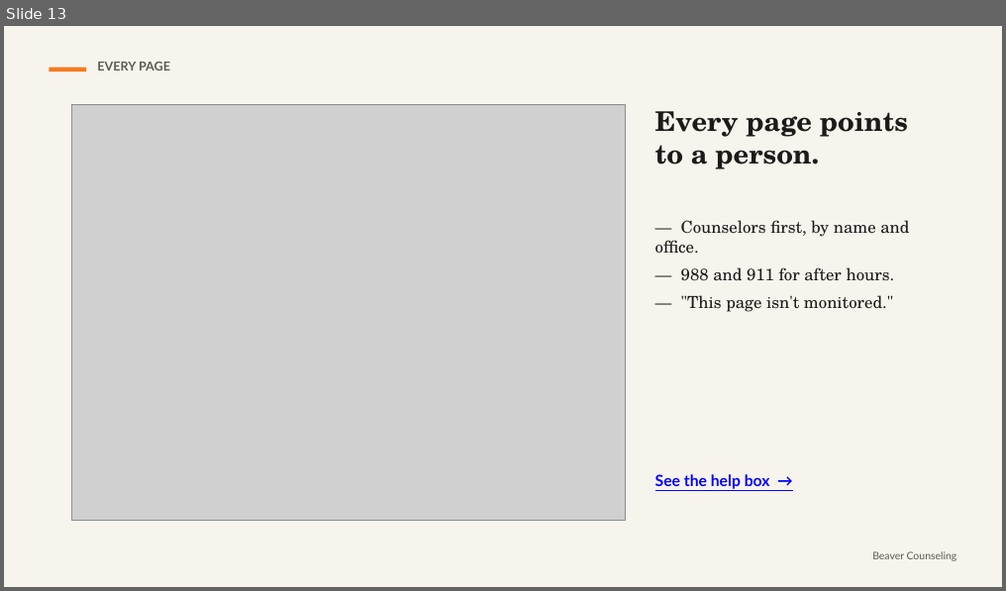
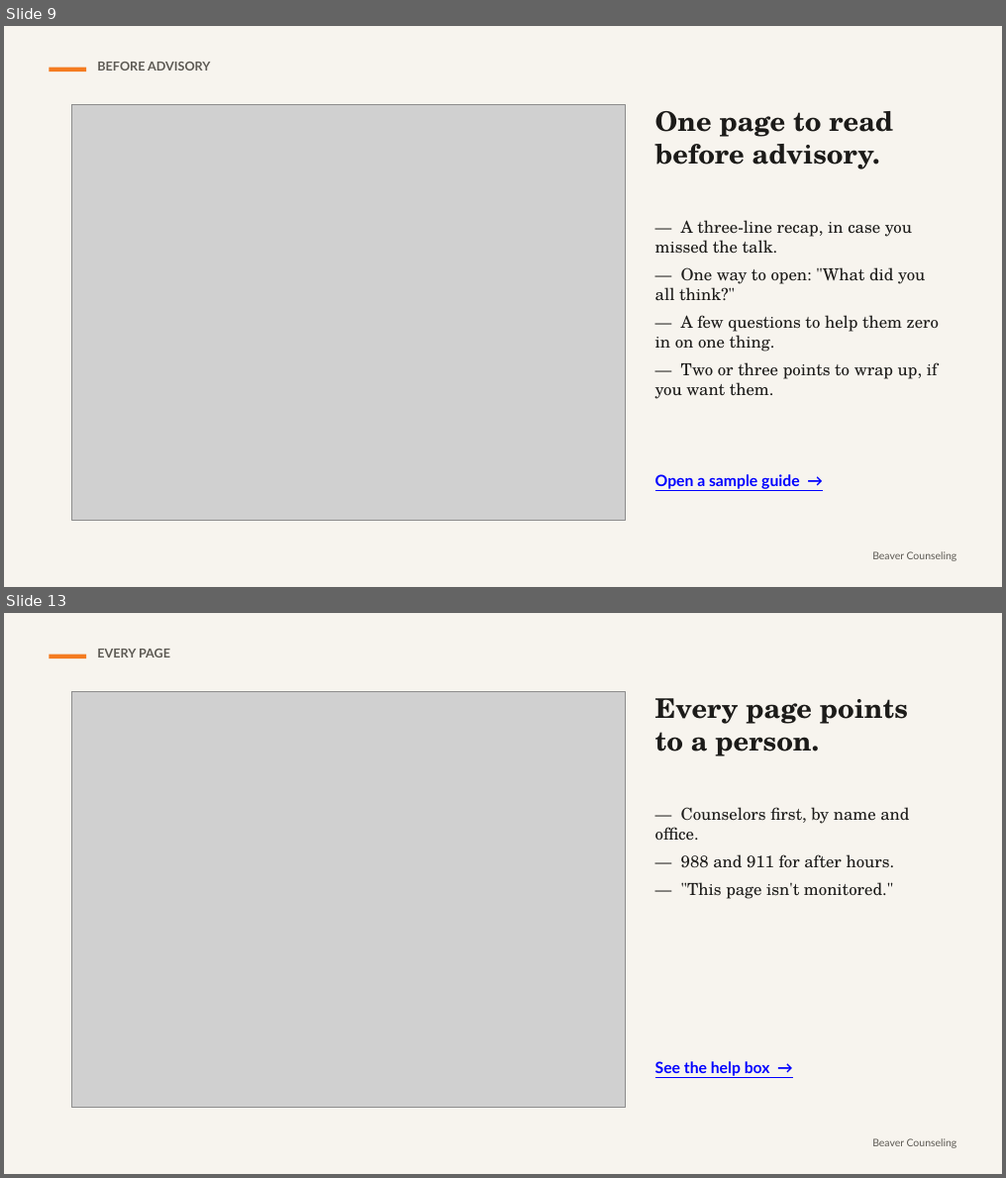
Before and after one commit to rmwtoolkit/bcds-toolkit, a slide deck: decks/using-the-toolkit-lesson-v2.pptx. Shown one above the other, each under a label of ours: slide 13 before the commit, slides 9 and 13 after it; the slides between them are not shown. The pictures are 1006x591 and 1006x1178 pixels, drawn with LibreOffice and Linux fonts; fonts in the diff are those of the drawing; grey boxes stand for pictures. Boxes give left, top, right and bottom in pixels: in the first picture for what was removed or moved away, otherwise in the second. Text is boxed around its words. In the diff, an @@ line names an element or a change of style, - is before the commit and + after.

```diff
--- a/decks/using-the-toolkit-lesson-v2.pptx
+++ b/decks/using-the-toolkit-lesson-v2.pptx
@@ slide 9 added at <box>4,26,1002,587</box>, background #F7F4EE @@
@@ rectangle added at <box>49,68,86,72</box>, fill #F47B20 @@
@@ text added at <box>97,62,210,71</box>, 12 pt, text #5D5A54, bold @@
+BEFORE ADVISORY
@@ picture added at <box>71,104,626,520</box> @@
@@ text added at <box>655,111,893,170</box>, 26 pt, text #1C1B19, bold @@
+One page to read before advisory.
@@ text added at <box>655,220,939,399</box>, 16 pt, text #1C1B19 @@
+— A three-line recap, in case you missed the talk.
+— One way to open: "What did you all think?"
+— A few questions to help them zero in on one thing.
+— Two or three points to wrap up, if you want them.
@@ text added at <box>655,474,800,489</box>, 15 pt, text #0000FF, bold, underline @@
+Open a sample guide →
@@ text added at <box>872,552,957,562</box>, 10 pt, text #5D5A54 @@
+Beaver Counseling
```
Also in this commit, not shown: 7 slides changed, 5 other slides added, 10 slides removed, 2 other files.
